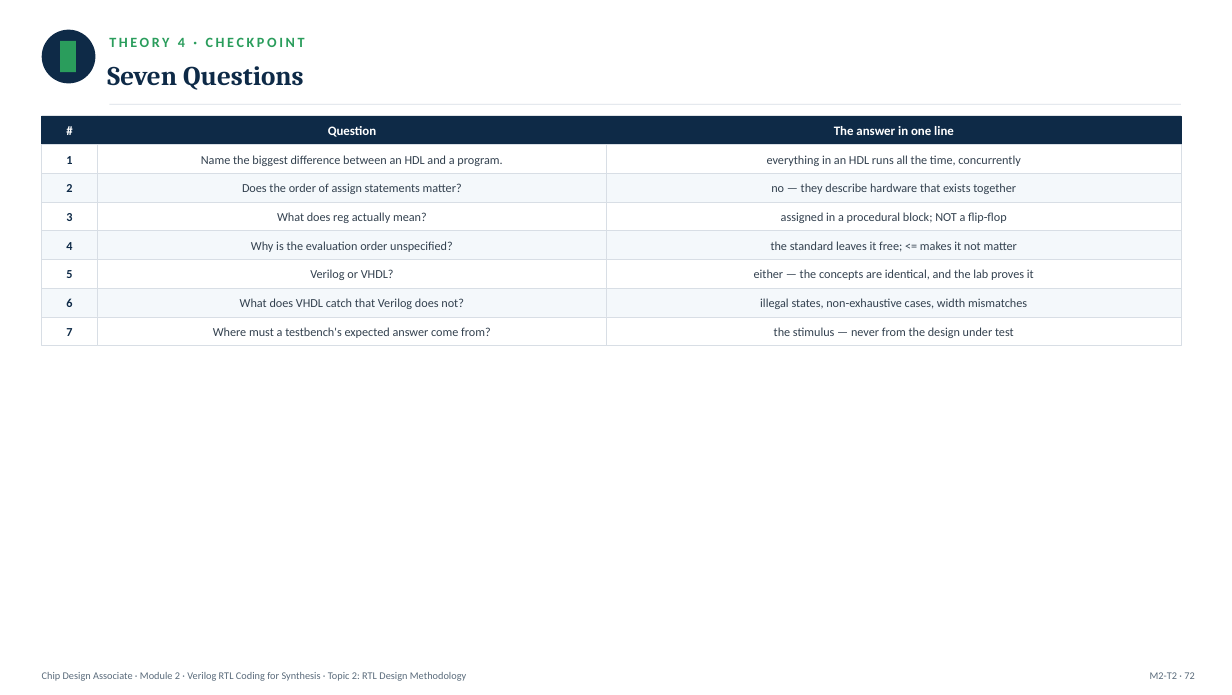
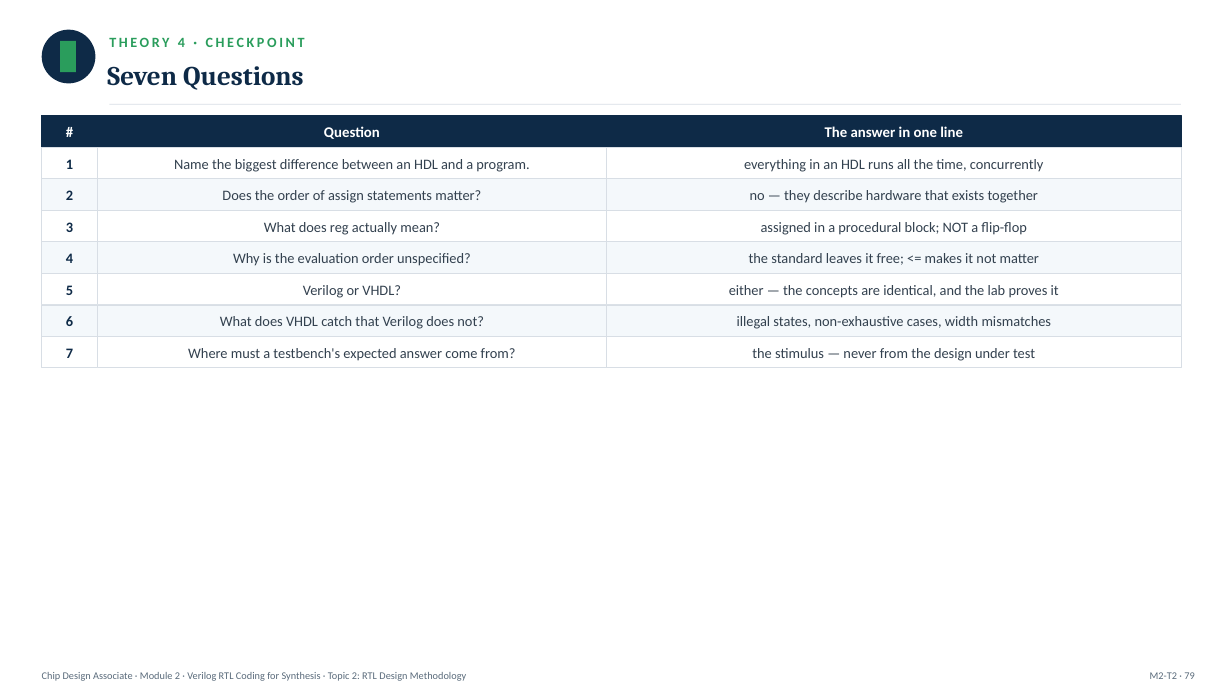
Before and after one commit to ripunjayiisc/ChipDesignContent, a slide deck: slide 79 of ChipDesignAssociate/Module2/Module2_Topic2_RTLDesignMethodology.pptx (slide 72 before the commit). Drawn at 1232x695 pixels with LibreOffice and Linux fonts; fonts in the diff are those of the drawing. Boxes give left, top, right and bottom in pixels: in the first picture for what was removed or moved away, otherwise in the second. Text is boxed around its words. In the diff, an @@ line names an element or a change of style, - is before the commit and + after.

```diff
--- a/ChipDesignAssociate/Module2/Module2_Topic2_RTLDesignMethodology.pptx
+++ b/ChipDesignAssociate/Module2/Module2_Topic2_RTLDesignMethodology.pptx
@@ size 10 to 11.5 pt in 3 elements at (825, 126, 963, 137), (324, 126, 380, 139), (46, 116, 93, 147) @@
@@ rectangle: place and size @@
-rectangle at (42, 145, 97, 173)
+rectangle at (42, 147, 97, 179)
@@ rectangle: place and size @@
-rectangle at (97, 145, 607, 173)
+rectangle at (97, 147, 607, 179)
@@ rectangle: place and size @@
-rectangle at (607, 145, 1181, 173)
+rectangle at (607, 147, 1181, 179)
@@ 3 rectangles: place and size @@
-3 rectangles at (42, 173, 1181, 202)
+3 rectangles at (42, 179, 1181, 210)
@@ 6 texts, 6 rectangles: place and size @@
-6 texts, 6 rectangles at (42, 202, 1181, 259)
+6 texts, 6 rectangles at (42, 210, 1181, 273)
@@ 6 texts, 6 rectangles: place and size @@
-6 texts, 6 rectangles at (42, 259, 1181, 317)
+6 texts, 6 rectangles at (42, 273, 1181, 336)
@@ 3 texts, 3 rectangles: place and size @@
-3 texts, 3 rectangles at (42, 317, 1181, 346)
+3 texts, 3 rectangles at (42, 336, 1181, 368)
@@ size 9.5 to 11.2 pt in 21 elements at (744, 159, 1044, 172), (174, 159, 529, 172), (750, 190, 1038, 203), (222, 190, 481, 203), (66, 159, 73, 169), (761, 222, 1026, 235), (264, 222, 440, 235), (66, 190, 73, 200), (749, 253, 1039, 265), (233, 253, 471, 266), (66, 222, 73, 232), (729, 285, 1059, 298), (303, 285, 401, 298), (66, 253, 73, 263), (737, 316, 1052, 329), (220, 316, 484, 329), (66, 285, 73, 295), (752, 348, 1035, 361), (188, 348, 516, 361), (66, 316, 73, 326), (66, 348, 73, 358) @@
@@ text at (1150, 672, 1194, 679): text changed @@
-M2-T2 · 72
+M2-T2 · 79
```
Also in this commit, not shown: 87 other slides changed, 7 slides added, 23 other files.
